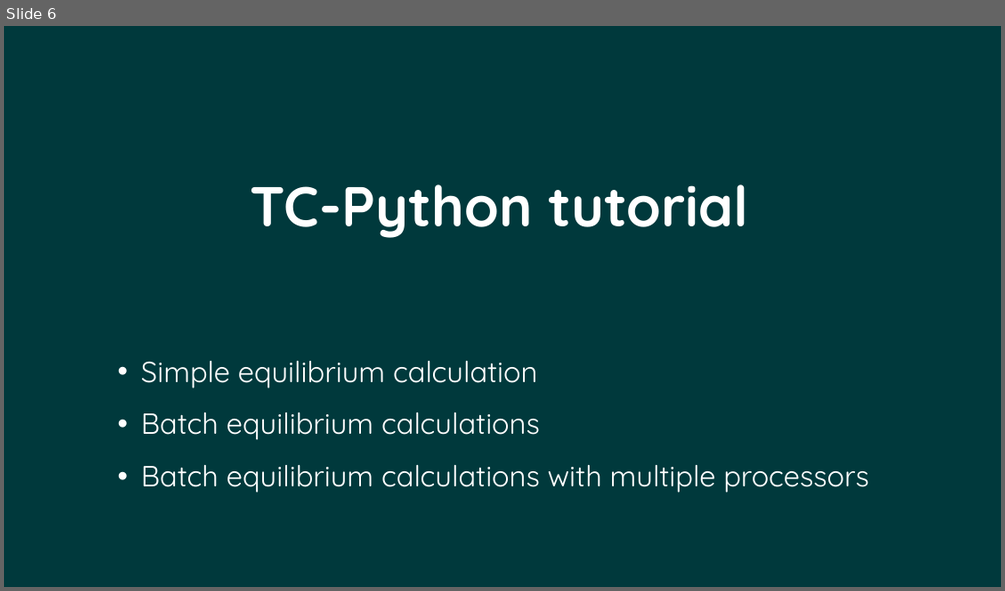
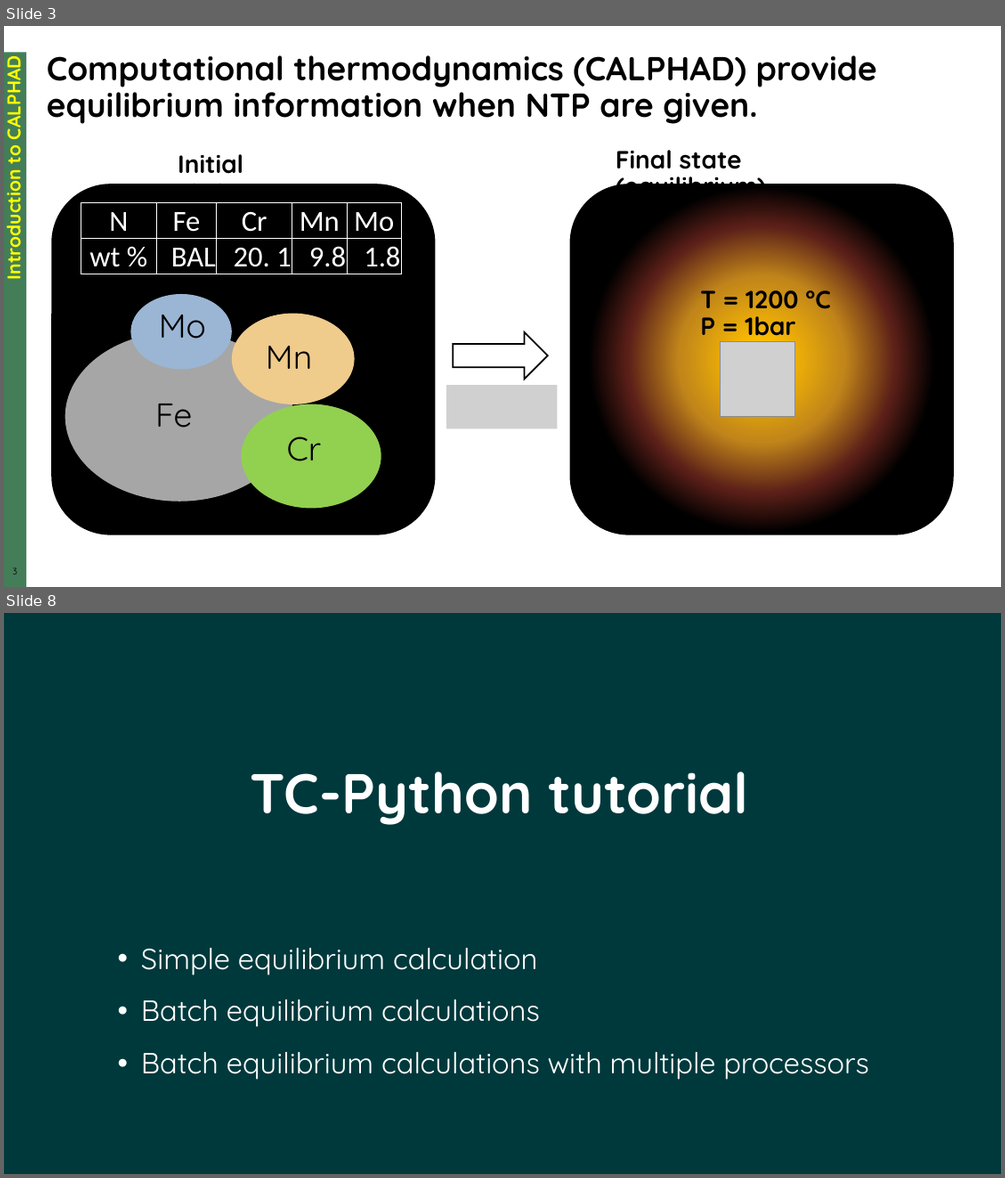
Before and after one commit to neutrons/asm_2023, a slide deck: sunyong/Kwon_ASM2023_20230526.pptx. Shown one above the other, each under a label of ours: slide 6 before the commit, slides 3 and 8 after it; the slides between them are not shown. The pictures are 1005x591 and 1005x1178 pixels, drawn with LibreOffice and Linux fonts; fonts in the diff are those of the drawing; grey boxes stand for pictures; background and template pictures are left out. Boxes give left, top, right and bottom in pixels: in the first picture for what was removed or moved away, otherwise in the second. Text is boxed around its words. In the diff, an @@ line names an element or a change of style, - is before the commit and + after.

```diff
--- a/sunyong/Kwon_ASM2023_20230526.pptx
+++ b/sunyong/Kwon_ASM2023_20230526.pptx
@@ slide 3 added at [4, 26, 1001, 587], background #FFFFFF @@
@@ rectangle added at [4, 52, 26, 587], fill #447E59 @@
@@ text added at [4, 63, 26, 273], 18 pt, text #FFFF00, bold @@
+Introduction to CALPHAD
@@ text added at [47, 55, 877, 124], 32 pt, text #000000, bold @@
+Computational thermodynamics (CALPHAD) provide equilibrium information when NTP are given.
@@ text added at [178, 154, 243, 208], 24 pt, text #000000, bold @@
+Initial state
@@ text added at [615, 150, 766, 185], 24 pt, text #000000, bold @@
+Final state (equilibrium)
@@ rounded rectangle added at [52, 184, 434, 534], fill #000000, outline #000000 1.5 pt @@
@@ rounded rectangle added at [571, 184, 953, 534], fill gradient #FFC000 to #C1851A to #5A1F18 to #000000, outline #000000 1.5 pt @@
@@ table added at [81, 203, 401, 274], 2 rows, 5 columns @@
+N | Fe | Cr | Mn | Mo
+wt % | BAL | 20. 1 | 9.8 | 1.8
@@ text added at [700, 290, 831, 343], 24 pt, text #000000, bold @@
+T = 1200 °C
+P = 1bar
@@ ellipse added at [130, 294, 231, 369], fill #9AB6D4 @@
@@ text added at [159, 314, 206, 338], 32 pt, text #000000 @@
+Mo
@@ ellipse added at [232, 313, 355, 404], fill #EFCB8C @@
@@ ellipse added at [65, 332, 293, 501], fill #A6A6A6 @@
@@ text added at [266, 346, 312, 369], 32 pt, text #000000 @@
+Mn
@@ right arrow added at [453, 332, 548, 379], fill #FFFFFF, outline #000000 1.5 pt @@
@@ picture added at [720, 342, 795, 417] @@
@@ picture added at [446, 385, 558, 429] @@
@@ text added at [155, 403, 192, 427], 32 pt, text #000000 @@
+Fe
@@ ellipse added at [241, 403, 380, 507], fill #92D050 @@
@@ text added at [287, 436, 322, 461], 32 pt, text #000000 @@
+Cr
@@ page number added at [4, 567, 27, 580], 9 pt, text #000000 @@
+3
@@ page number added at [13, 567, 17, 574], 9 pt, text #000000 @@
+3
@@ what was slide 6 is now slide 8 @@
```
Also in this commit, not shown: 4 slides changed, 1 other slide added.
